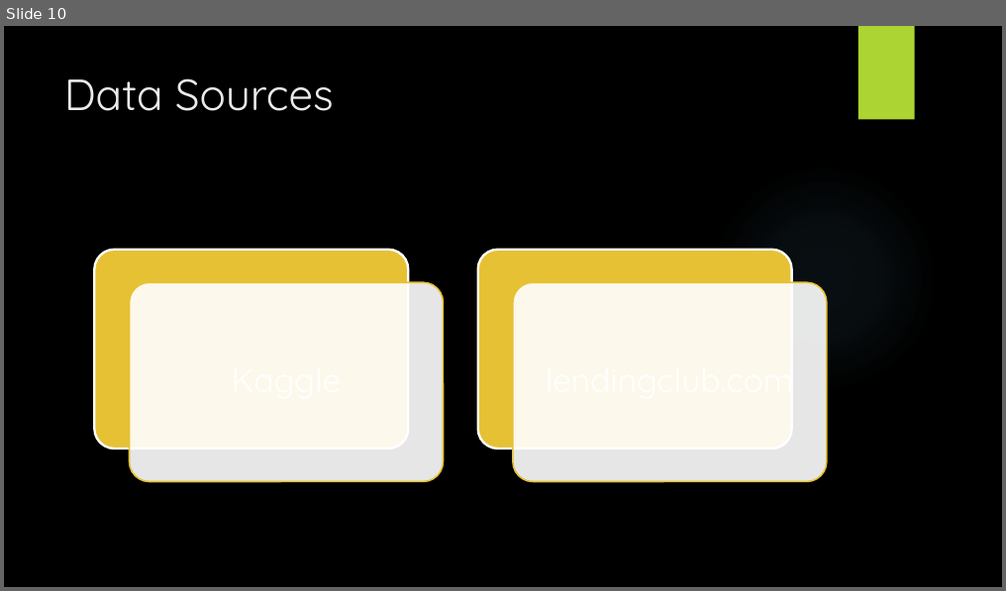
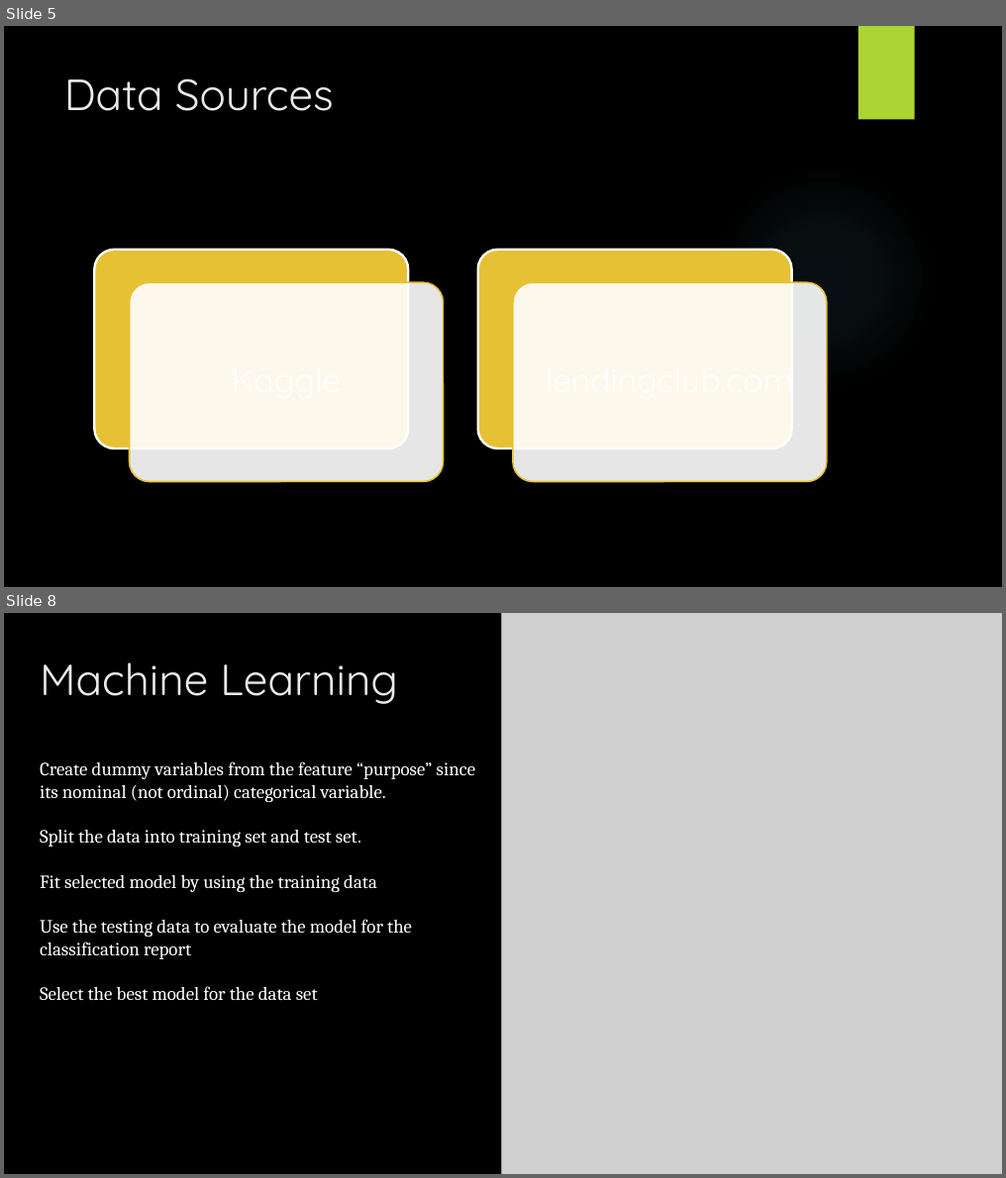
Before and after one commit to Minhtranaccount/Loan_Pay_Back_Ability, a slide deck: project 4 presentation.pptx. Shown one above the other, each under a label of ours: slide 10 before the commit, slides 5 and 8 after it; the slides between them are not shown. The pictures are 1006x591 and 1006x1178 pixels, drawn with LibreOffice and Linux fonts; fonts in the diff are those of the drawing; grey boxes stand for pictures; background and template pictures are left out. Boxes give left, top, right and bottom in pixels: in the first picture for what was removed or moved away, otherwise in the second. Text is boxed around its words. In the diff, an @@ line names an element or a change of style, - is before the commit and + after.

```diff
--- a/project 4 presentation.pptx
+++ b/project 4 presentation.pptx
@@ slide 8 added at (4, 613, 1002, 1174), background #000000 @@
@@ picture added at (501, 613, 1002, 1174) @@
@@ rectangle added at (858, 613, 915, 707), fill #ACD433 @@
@@ title added at (40, 663, 397, 704), 42 pt, text #EBEBEB @@
+Machine Learning
@@ text added at (40, 761, 475, 1001), 18 pt, text #FFFFFF @@
+Create dummy variables from the feature “purpose” since its nominal (not ordinal) categorical variable.
+Split the data into training set and test set.
+Fit selected model by using the training data
+Use the testing data to evaluate the model for the classification report
+Select the best model for the data set
@@ what was slide 10 is now slide 5 @@
```
Also in this commit, not shown: 5 slides changed, 4 other slides added, 2 slides removed.
